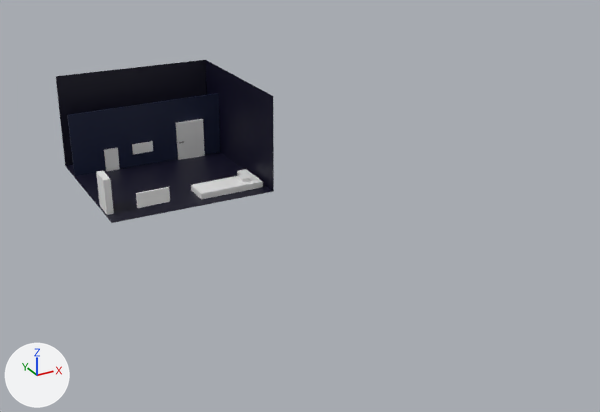
The Blender file Blend/scene1.blend as it was, and as the next commit left it.
Both versions are drawn from a 50 mm lens placed at (-54.5, -136.4, 58.2), pointed at (-2.9, -42.6, 11.3). Arrows for +X, +Y and +Z are at lower left; the lights stay in place.

The first picture shows 'Bed', 'Cube', 'Cube.001', 'Door', 'DoorTwo', 'Wall', 'window'.
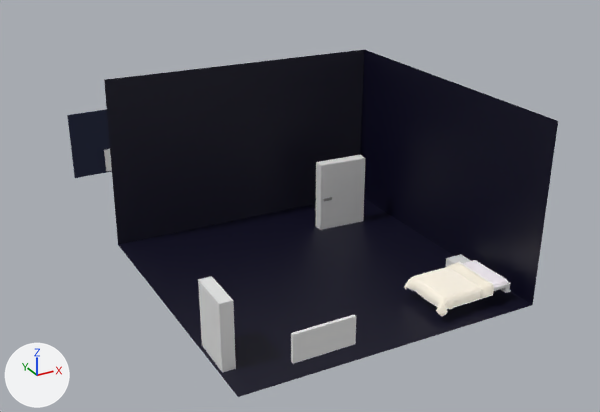
What differs and where, as boxes [x1, y1, x2, y2] in the pictures (600 x 412 px):
'Cube', moved: before [56, 60, 274, 223]; after [104, 49, 558, 397]
'Door', moved: before [176, 119, 205, 160]; after [316, 155, 365, 230]
'DoorTwo', moved: before [96, 171, 114, 215]; after [198, 276, 236, 372]
'Plane', added: after [404, 262, 494, 316]
'window', moved: before [136, 187, 170, 208]; after [291, 315, 356, 364]
'Bed', deleted: before [191, 173, 263, 199]
'Cube.005', added: after [463, 260, 508, 288]
'Cube.001', moved: before [237, 169, 251, 175]; after [446, 254, 471, 267]
'Cube.004', added: after [408, 282, 511, 311]
'Wall', unchanged, covered by the edit: before [67, 93, 220, 176]; after [67, 109, 112, 178]

What changed in the scene script:
```text
Add mat_cotton01:
    mat_cotton01 = bpy.data.materials.new('cotton01')
    # nodes: AddShader, BsdfDiffuse, BsdfTranslucent, Fresnel, MixShader, OutputMaterial
    # colours: white #fff5dd
Add mat_material_004:
    mat_material_004 = diffuse_material('Material.004')
    mat_material_004.base_color = (0.8, 0.8, 0.8)  # white #e7e7e7
Add mat_cotton03:
    mat_cotton03 = bpy.data.materials.new('cotton03')
    # nodes: AddShader, BsdfDiffuse, BsdfTranslucent, Fresnel, MixShader, OutputMaterial
    # colours: white #fff5ff
Add me_plane_001:
    me_plane_001.from_pydata(...)  # 1218 vertices, 1155 faces; spans x -0.86..0.87, y -1.05..0.85, z -0.47..0.02
    me_plane_001.polygons.foreach_set('use_smooth', [True] * 1155)
    me_plane_001.materials.append(mat_cotton01)
Add me_cube_012:
    me_cube_012.from_pydata(...)  # 44 vertices, 34 faces; spans x 0.0..0.875, y -1.252..0.0, z -0.105..0.168
    me_cube_012.materials.append(mat_material_004)  # white #e7e7e7
Add me_cube_013:
    me_cube_013.from_pydata(...)  # 44 vertices, 42 faces; spans x -1.0..1.0, y -1.0..1.0, z -1.0..1.0
    me_cube_013.polygons.foreach_set('use_smooth', [True] * 42)
    me_cube_013.materials.append(mat_cotton03)
Change ob_cube:
    ob_cube.location: (-6.4, 3.0, 9.1) -> (-18.2, -73.0, 27.9)
Change ob_door:
    ob_door.location: (4.9, 11.4, 4.2) -> (-6.9, -64.6, 23.0)
Remove ob_bed:
    ob_bed = bpy.data.objects.new('Bed', me_cube_003)
    ob_bed.location = (1.5, -7.0, 0.7)
    ob_bed.scale = (-6.06, 2.38, 0.557)
Change ob_cube_001:
    ob_cube_001.location: (6.6, -3.6, 0.7) -> (-5.2, -79.7, 19.5)
Change ob_doortwo:
    ob_doortwo.location: (-20.7, -6.2, 3.6) -> (-32.4, -82.3, 22.3)
Change ob_window:
    ob_window.location: (-14.3, -12.6, 3.8) -> (-26.1, -88.7, 22.6)
Add ob_plane:
    ob_plane = bpy.data.objects.new('Plane', me_plane_001)
    ob_plane.location = (-9.8, -84.0, 21.3)
    ob_plane.rotation_euler = (0.0, 0.0, -1.571)  # degrees (0, 0, -90)
    ob_plane.scale = (3.45, 3.32, 3.53)
    _m = ob_plane.modifiers.new('Solidify', 'SOLIDIFY')
    _m.thickness = 0.005
    _m.nonmanifold_thickness_mode = 'FIXED'
    _m.nonmanifold_merge_threshold = 0.0003
Add ob_cube_004:
    ob_cube_004 = bpy.data.objects.new('Cube.004', me_cube_012)
    ob_cube_004.location = (-8.7, -84.0, 20.2)
    ob_cube_004.rotation_euler = (0.0, 0.0, -1.571)  # degrees (0, 0, -90)
    ob_cube_004.scale = (2.88, 3.2, 3.2)
    _m = ob_cube_004.modifiers.new('Mirror', 'MIRROR')
    _m.use_axis = (True, True, False)
    _m.use_clip = True
Add ob_cube_005:
    ob_cube_005 = bpy.data.objects.new('Cube.005', me_cube_013)
    ob_cube_005.location = (-8.7, -84.0, 20.9)
    ob_cube_005.rotation_euler = (0.0, 0.0, -1.571)  # degrees (0, 0, -90)
    ob_cube_005.scale = (2.37, 3.72, 0.251)
    _m = ob_cube_005.modifiers.new('Subsurf', 'SUBSURF')
    _m.levels = 3
```
